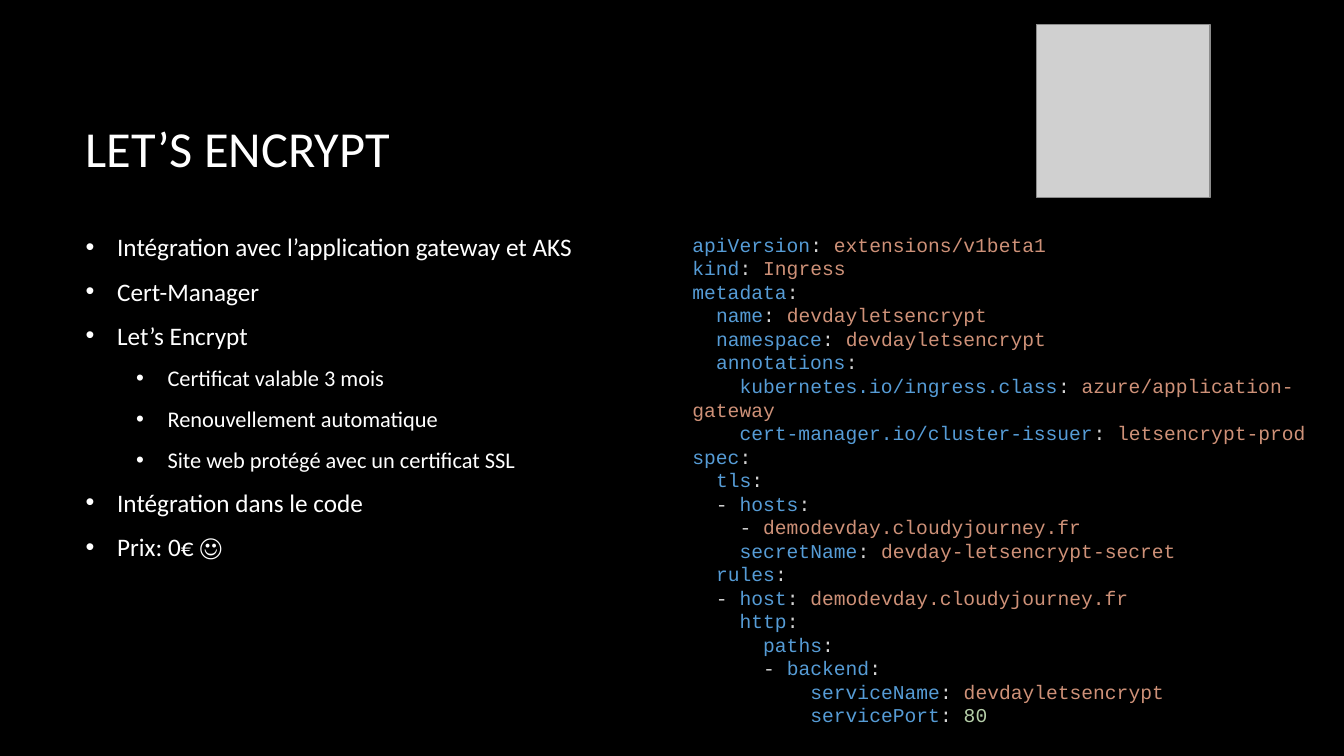
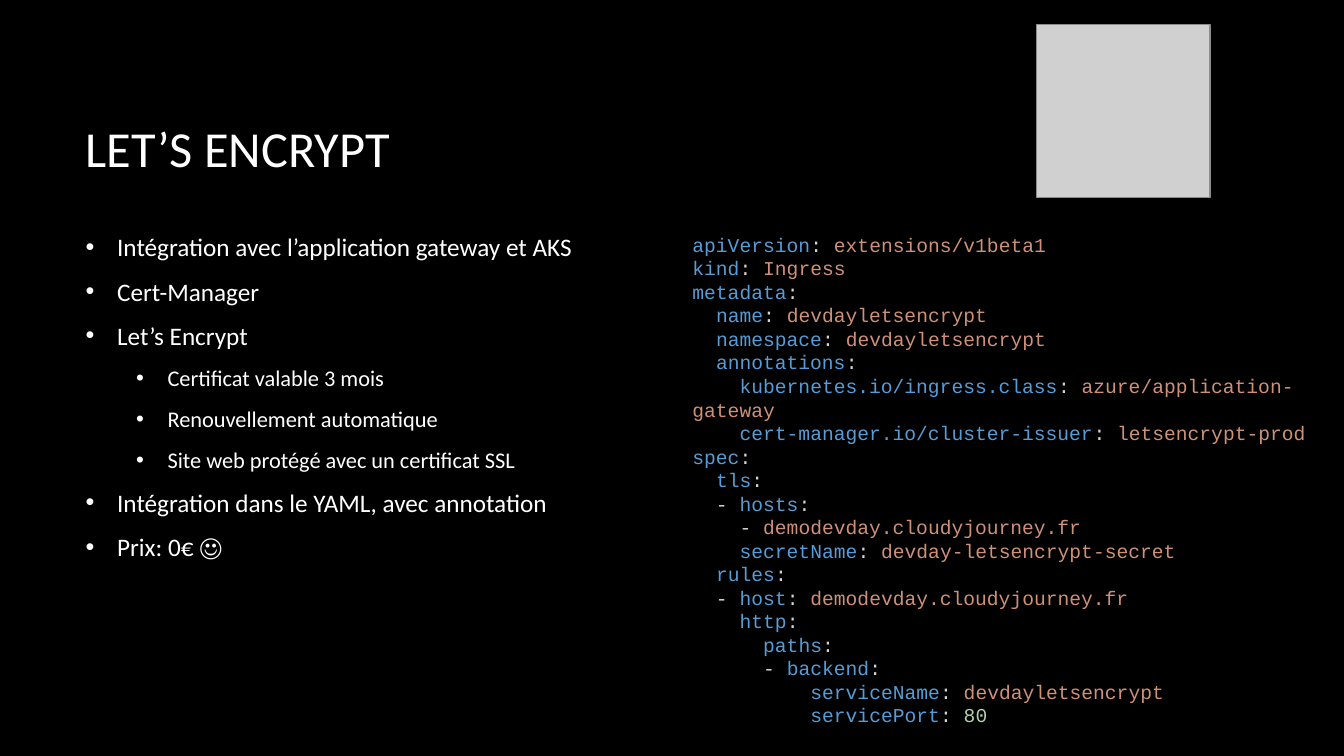
Before and after one commit to Flodu31/Presentations, a slide deck: slide 14 of DevDay_17112020/DevDay.pptx. Drawn at 1344x756 pixels with LibreOffice and Linux fonts; fonts in the diff are those of the drawing; grey boxes stand for pictures; background and template pictures are left out. Boxes give left, top, right and bottom in pixels: in the first picture for what was removed or moved away, otherwise in the second. Text is boxed around its words. In the diff, an @@ line names an element or a change of style, - is before the commit and + after.

```diff
--- a/DevDay_17112020/DevDay.pptx
+++ b/DevDay_17112020/DevDay.pptx
@@ text at [117,494,546,517]: text changed @@
-• Intégration dans le code
+• Intégration dans le YAML, avec annotation
```
Also in this commit, not shown: 5 other slides changed, 1 slide added, 5 other files.
